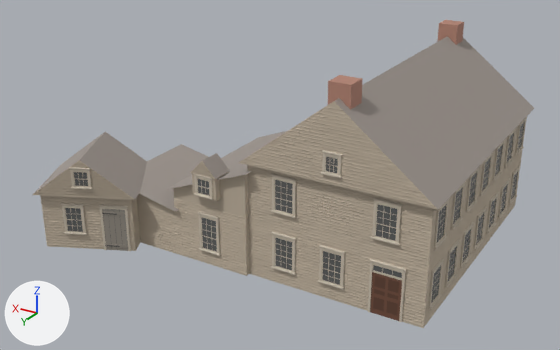
Renders of the glTF model chicago/4d/assets/gltf/green_tree_tavern__frame_1833.glb from each side of a commit.
Camera for both pictures: a 50 mm lens placed at (-7.9, 35.5, 16.4), pointed at (8.5, 8.2, 2.8). Arrows for +X, +Y and +Z are at lower left; the lights stay in place. The older version comes first. Vertices at exactly the same position are counted once.

The scene before the commit, as lines of its bpy script (objects in view):
```python
me_green_tree_tavern__frame_1833 = bpy.data.meshes.new('green_tree_tavern__frame_1833')
me_green_tree_tavern__frame_1833.from_pydata(...)  # 4547 vertices, 3330 faces; spans x -0.2..18.2, y -0.4..15.1, z 0.0..8.7
me_green_tree_tavern__frame_1833.materials.append(mat_wall)  # beige #bfb19e
me_green_tree_tavern__frame_1833.materials.append(mat_roof_shingle)  # grey #9e958e
me_green_tree_tavern__frame_1833.materials.append(mat_glass)  # dark grey #5e605f
me_green_tree_tavern__frame_1833.materials.append(mat_brick)  # beige #b38473
me_green_tree_tavern__frame_1833.materials.append(mat_trim)  # light grey #cbc0af
me_green_tree_tavern__frame_1833.materials.append(mat_door)  # brown #734d3c
me_green_tree_tavern__frame_1833.materials.append(mat_door_panel)  # brown #614132
me_green_tree_tavern__frame_1833.materials.append(mat_iron)  # dark grey #42403f
me_green_tree_tavern__frame_1833.materials.append(mat_board_door)  # grey #958e84
me_green_tree_tavern__frame_1833.materials.append(mat_board_door_panel)  # grey #716c64
ob_green_tree_tavern__frame_1833 = bpy.data.objects.new('green_tree_tavern__frame_1833', me_green_tree_tavern__frame_1833)
ob_green_tree_tavern__frame_1833.location = (0.0, 0.0, 0.0)
```
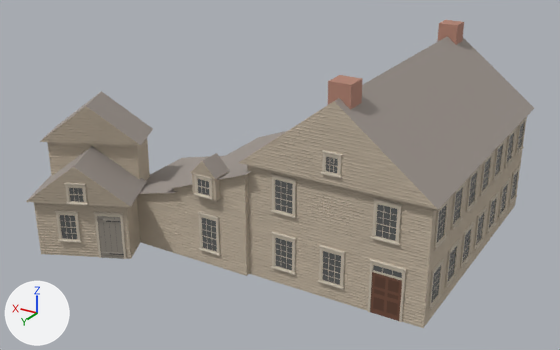
Boxes [x1, y1, x2, y2] around the edits, measured in the pictures (560 x 350 px):
'green_tree_tavern__frame_1833', reshaped: before [33, 20, 534, 328]; after [26, 20, 534, 328]
part 1 of me_green_tree_tavern__frame_1833, rebuilt (6% wider, 10% shorter): before [33, 132, 147, 200]; after [26, 146, 147, 207]
part 2 of me_green_tree_tavern__frame_1833, rebuilt: before [139, 144, 208, 212]; after [139, 156, 224, 194]
part 3 of me_green_tree_tavern__frame_1833, deleted: before [61, 167, 131, 251]
part 4 of me_green_tree_tavern__frame_1833, built on: before [40, 194, 159, 251]; after [34, 91, 248, 259]

The change in detail:
me_green_tree_tavern__frame_1833 is used by ob_green_tree_tavern__frame_1833; location (0.0, 0.0, 0.0).
me_green_tree_tavern__frame_1833 had 4547 vertices, 3330 faces and spanned x -0.2..18.2, y -0.4..15.1, z 0.0..8.7.
me_green_tree_tavern__frame_1833 now has 5009 vertices, 3620 faces and spans x -0.2..18.2, y -0.4..15.8, z 0.0..8.7.
me_green_tree_tavern__frame_1833 part 1: the loose piece of 6 vertices spanning x 12.6..18.2, y 10.1..15.1, z 2.6..4.3 is rebuilt with 6 vertices and now spans x 12.3..17.5, y 11.5..15.8, z 2.6..4.3.
me_green_tree_tavern__frame_1833 part 2: the loose piece of 4 vertices spanning x 11.0..14.5, y 7.6..12.6, z 2.2..2.9 is rebuilt with 4 vertices and now spans x 11.0..14.5, y 7.6..12.6, z 2.2..3.1.
me_green_tree_tavern__frame_1833 part 3: 27 loose pieces with 204 vertices, spanning x 13.1..15.7, y 13.2..14.5, z 0.0..4.0, are deleted.
me_green_tree_tavern__frame_1833 part 4: 120 vertices moved from x 7.6..16.6, y 5.6..14.8, z 0.0..3.2 to x 7.6..16.3, y 5.6..15.5, z 0.0..3.2; 2 vertices removed from x 14.2, y 7.9..12.4, z 2.8; 644 vertices added at x 7.6..18.2, y 5.6..15.2, z 0.0..6.2.
Other edits to the shape of me_green_tree_tavern__frame_1833 do not show in these pictures.
